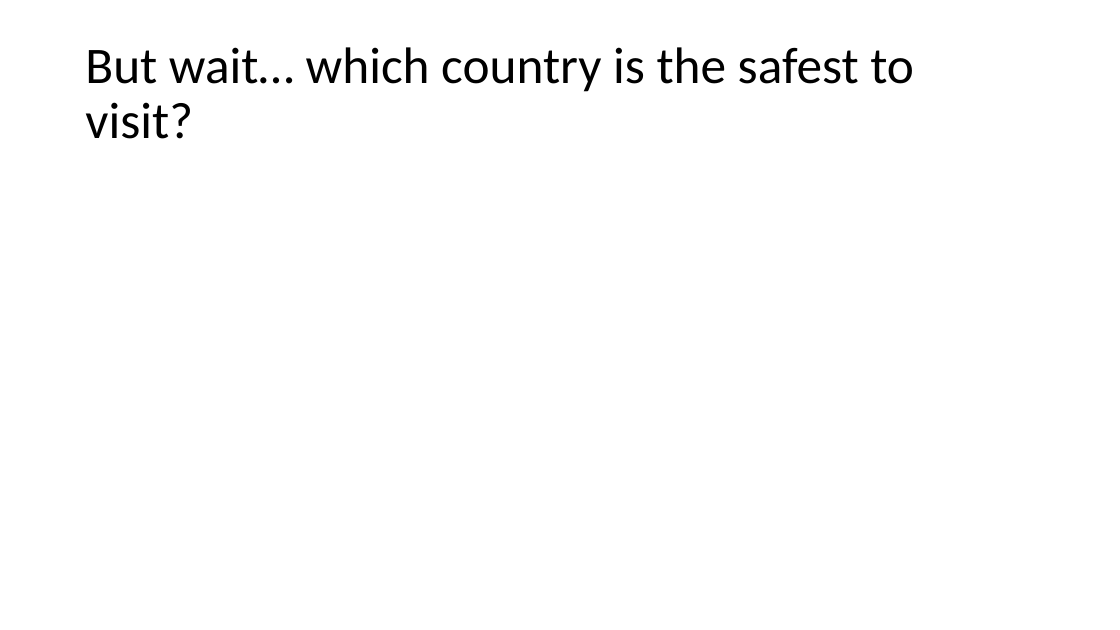
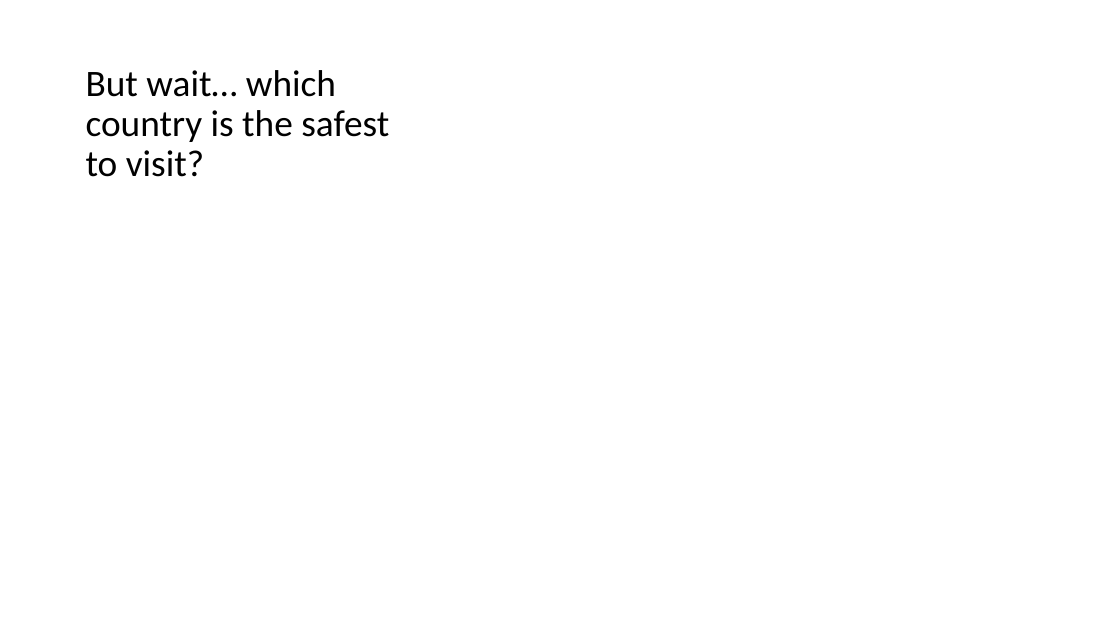
Before and after one commit to bhramire/BIS-015L-Group-Project-Ben-Deon, a slide deck: slide 2 of deons_code/draft presentation for bis15L.pptx. Drawn at 1120x630 pixels with LibreOffice and Linux fonts; fonts in the diff are those of the drawing. Boxes give left, top, right and bottom in pixels: in the first picture for what was removed or moved away, otherwise in the second. Text is boxed around its words. In the diff, an @@ line names an element or a change of style, - is before the commit and + after.

```diff
--- a/deons_code/draft presentation for bis15L.pptx
+++ b/deons_code/draft presentation for bis15L.pptx
@@ title "But wait… which country is ...": place and size @@
-title "But wait… which country is ..." at (85, 47, 914, 139)
+title "But wait… which country is ..." at (86, 70, 389, 177)
@@ title "But wait… which country is ..." at (86, 70, 389, 177): size 44 to 32 pt; vertical alignment middle to bottom @@
```
Also in this commit, not shown: 1 other slide changed.
